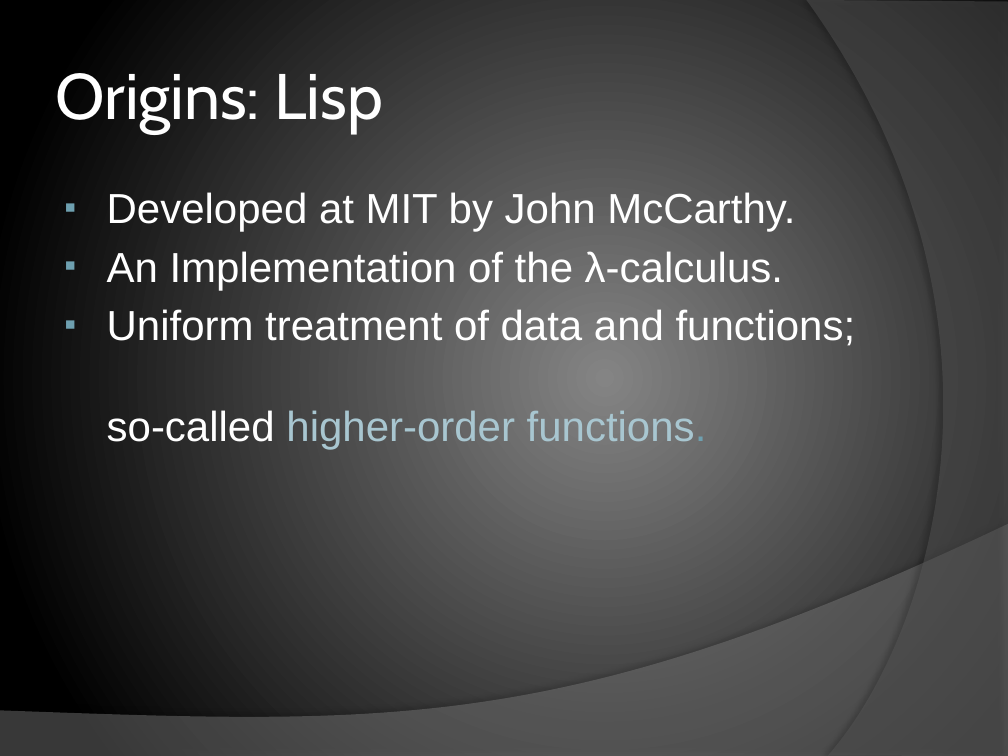
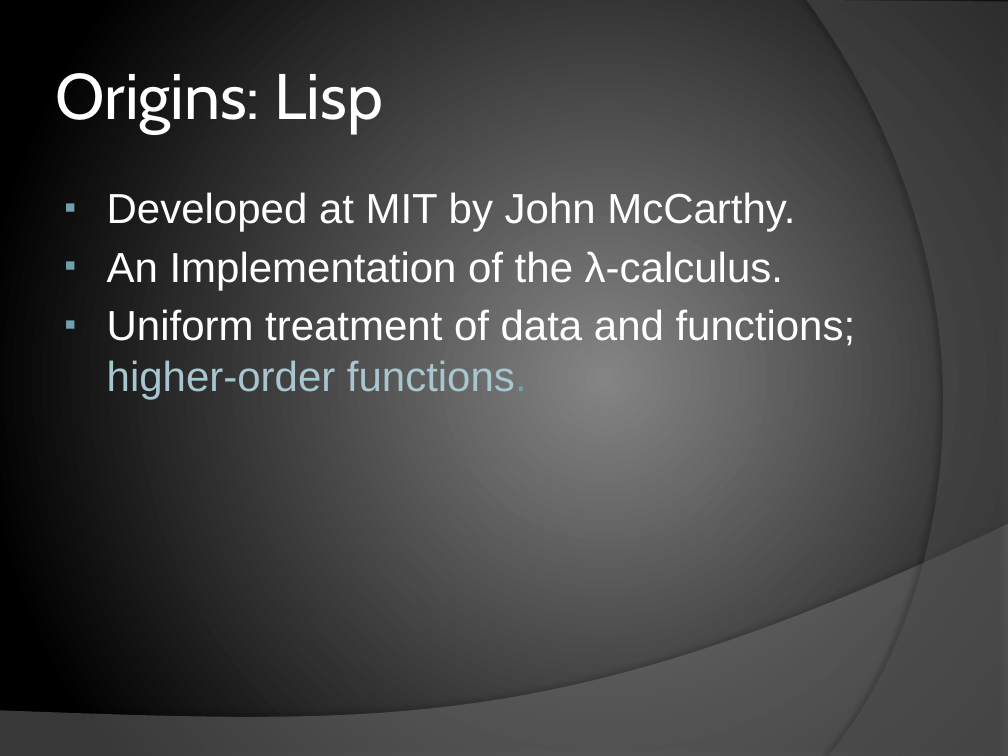
Before and after one commit to chrislewis/JaxFunc_0_ImperativelyFunctional, a slide deck: slide 6 of JaxFunc.pptx (slide 4 before the commit). Drawn at 1008x756 pixels with LibreOffice and Linux fonts; fonts in the diff are those of the drawing. Boxes give left, top, right and bottom in pixels: in the first picture for what was removed or moved away, otherwise in the second. Text is boxed around its words. In the diff, an @@ line names an element or a change of style, - is before the commit and + after.

```diff
--- a/JaxFunc.pptx
+++ b/JaxFunc.pptx
@@ text at box(107, 309, 856, 399): text changed @@
-▪ Uniform treatment of data and functions;
-  so-called higher-order functions.
+▪ Uniform treatment of data and functions;
+  higher-order functions.
```
Also in this commit, not shown: 7 other slides changed, 4 slides added.
